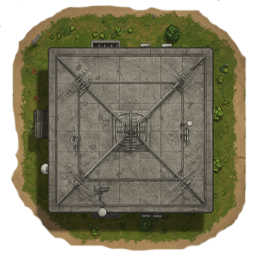
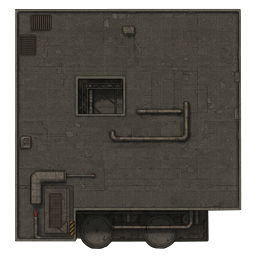
Layers edited between the first and the second 256×256 image:
added layer "Слой 3" above "Слой 2" over [15, 8, 242, 249]
hid "Слой 1", painted on it over [0, 0, 247, 252]
